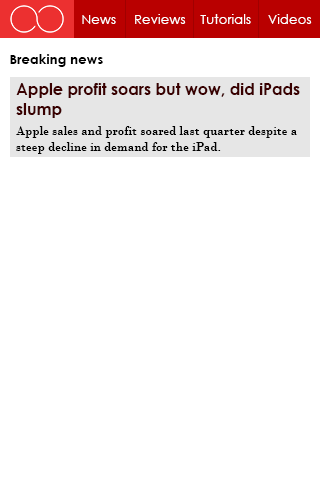
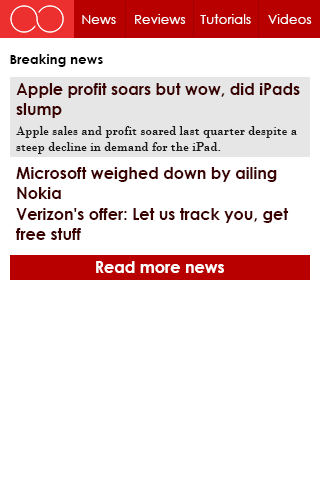
Comparing the layer stacks of the two (320, 480) images. Changes:
added group "readMore" with 2 layers in group "content" over [10, 255, 310, 280]
added layer "Read more news" in group "readMore" over [96, 261, 224, 273]
added layer "Rectangle 5" in group "readMore" over [10, 255, 310, 280]
added group "story3" with 1 layers in group "content" over [15, 208, 289, 240]
added layer "Verizon's offer: Let us track you, get free stuff" in group "story3" over [15, 208, 289, 240]
added group "story2" with 1 layers in group "content" over [16, 167, 277, 199]
added layer "Microsoft weighed down by ailing Nokia" in group "story2" over [16, 167, 277, 199]
painted on "Apple sales and profit soared last quarter despite a steep dec" over [16, 126, 297, 154]
